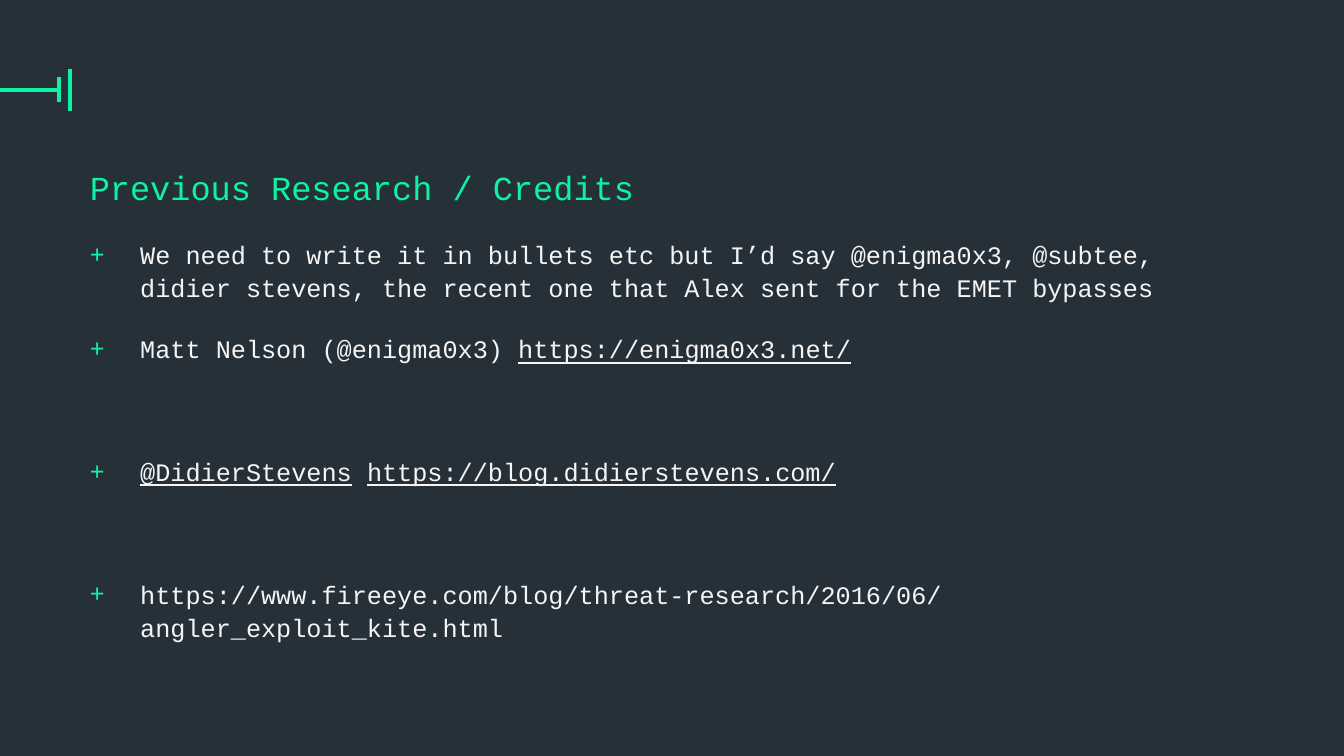
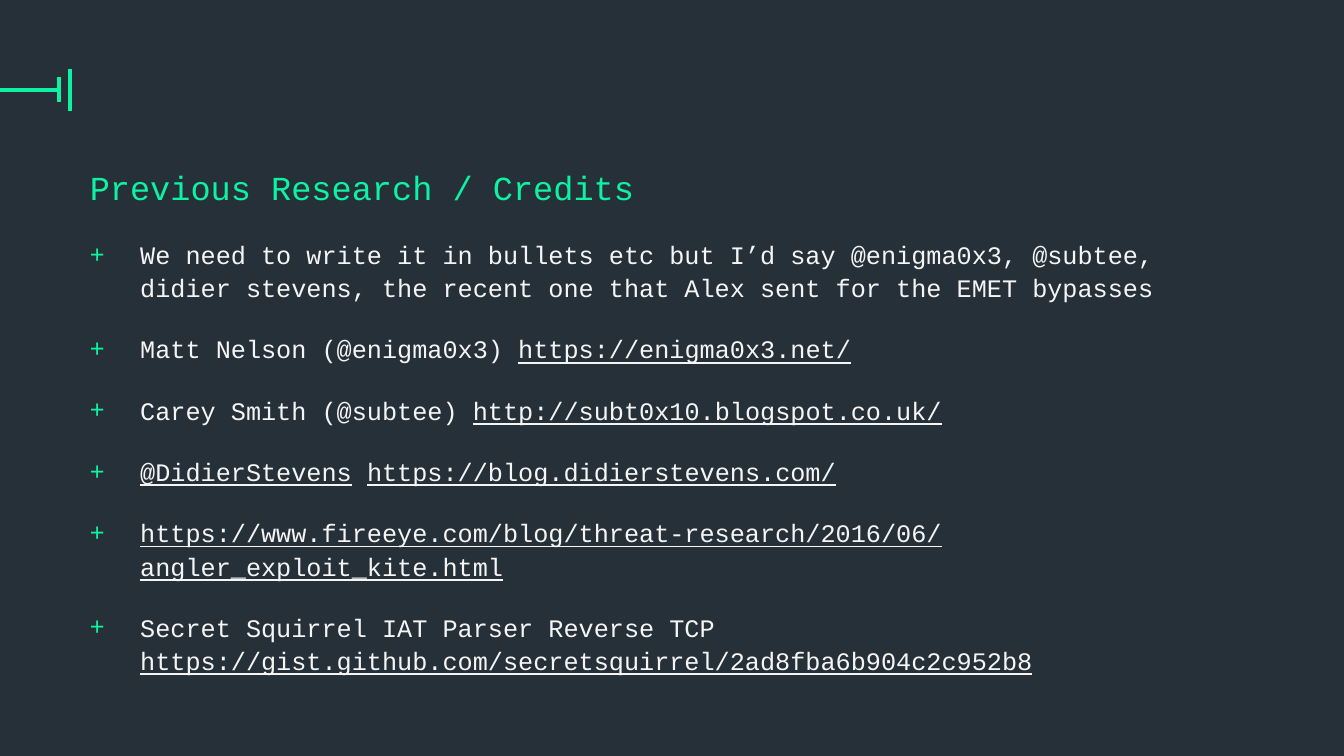
Before and after one commit to vysec/wepwnise-presentation, a slide deck: slide 39 of one-template-to-rule-them-all-v1.8.pptx (slide 41 before the commit). Drawn at 1344x756 pixels with LibreOffice and Linux fonts; fonts in the diff are those of the drawing; background and template pictures are left out. Boxes give left, top, right and bottom in pixels: in the first picture for what was removed or moved away, otherwise in the second. Text is boxed around its words. In the diff, an @@ line names an element or a change of style, - is before the commit and + after.

```diff
--- a/one-template-to-rule-them-all-v1.8.pptx
+++ b/one-template-to-rule-them-all-v1.8.pptx
@@ text at <box>140,401,942,426</box>: paragraph added @@
++ Carey Smith (@subtee) http://subt0x10.blogspot.co.uk/
@@ text at <box>140,524,941,582</box>: underline on in "https://www.fireeye.com/blog/threat-research/2016/06/angler_ ..." @@
@@ text at <box>140,618,1032,676</box>: paragraph added @@
++ Secret Squirrel IAT Parser Reverse TCP https://gist.github.com/secretsquirrel/2ad8fba6b904c2c952b8
```
Also in this commit, not shown: 12 other slides changed, 1 slide added, 3 slides removed.
